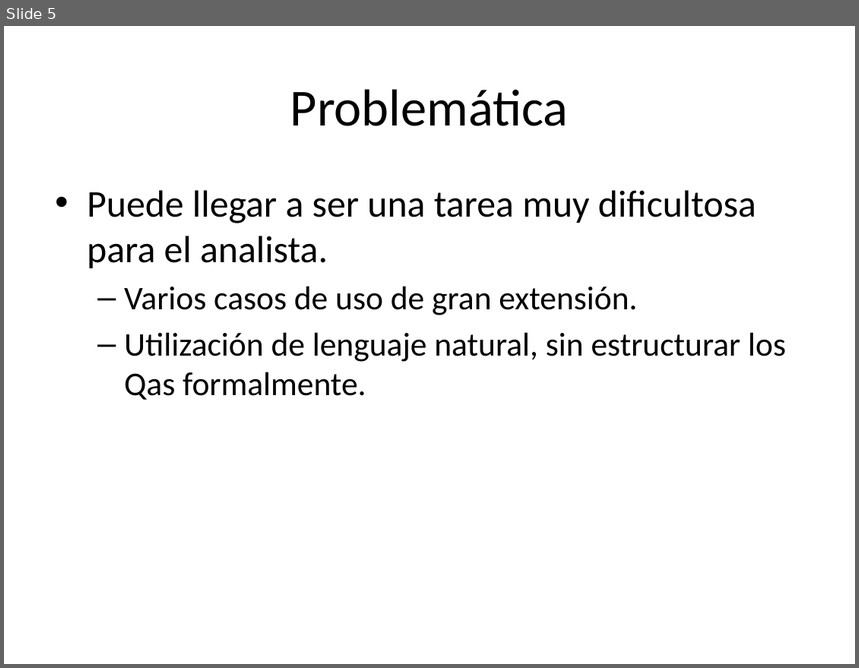
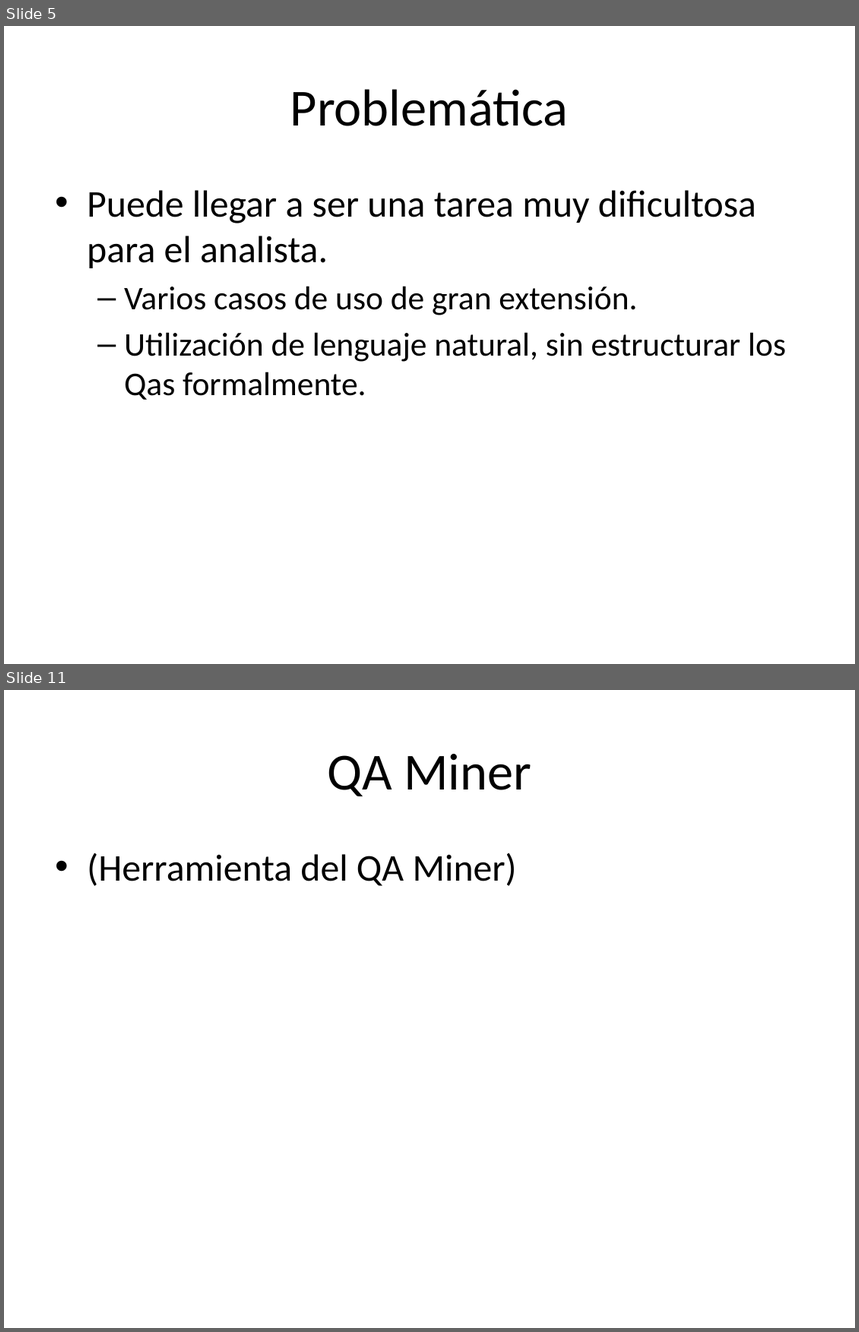
Before and after one commit to alejandrorago/qatesis2, a slide deck: Capitulos Finales/filiminasPeladas.pptx. Shown one above the other, each under a label of ours: slide 5 before the commit, slides 5 and 11 after it; the slides between them are not shown. The pictures are 859x668 and 859x1332 pixels, drawn with LibreOffice and Linux fonts; fonts in the diff are those of the drawing. Boxes give left, top, right and bottom in pixels: in the first picture for what was removed or moved away, otherwise in the second. Text is boxed around its words. In the diff, an @@ line names an element or a change of style, - is before the commit and + after.

```diff
--- a/Capitulos Finales/filiminasPeladas.pptx
+++ b/Capitulos Finales/filiminasPeladas.pptx
@@ slide 11 added at (x1=4, y1=690, x2=855, y2=1328), background #FFFFFF @@
@@ title added at (x1=327, y1=754, x2=531, y2=796), 44 pt, text #000000 @@
+QA Miner
@@ text added at (x1=87, y1=853, x2=517, y2=886), 32 pt, text #000000 @@
+• (Herramienta del QA Miner)
```
Also in this commit, not shown: 5 slides changed, 11 other slides added, 2 slides removed.
